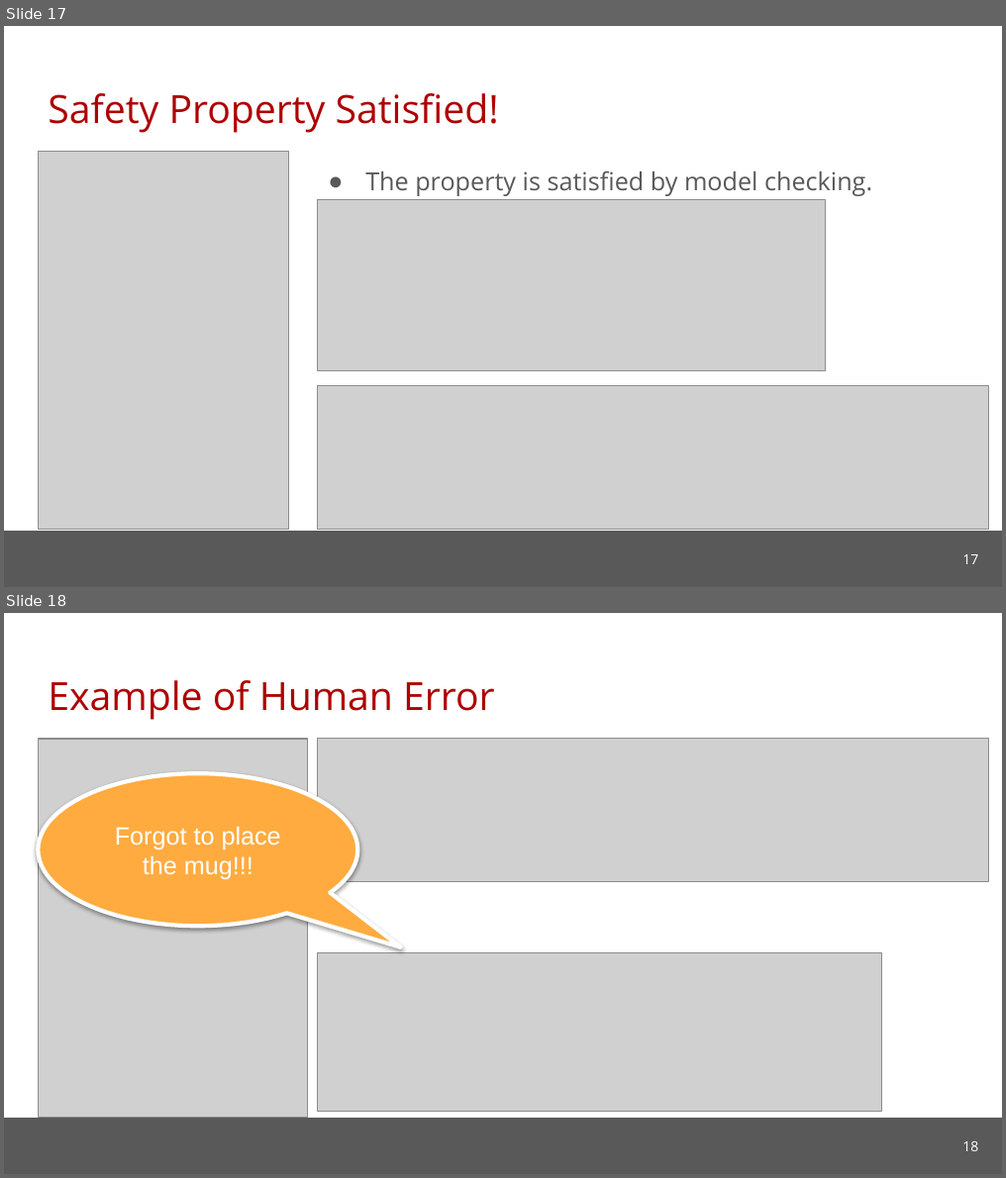
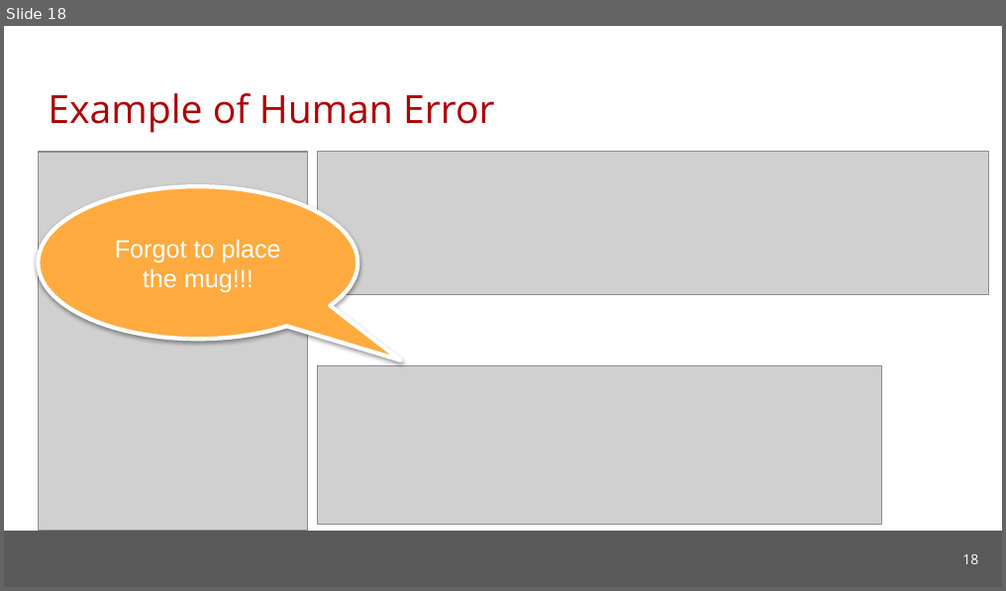
Before and after one commit to cmu-soda/Robustness, a slide deck: Robustness-SSSG.pptx. Shown one above the other, each under a label of ours: slides 17 and 18 before the commit, slide 18 after it. The pictures are 1006x1178 and 1006x591 pixels, drawn with LibreOffice and Linux fonts; fonts in the diff are those of the drawing; grey boxes stand for pictures; background and template pictures are left out. Boxes give left, top, right and bottom in pixels: in the first picture for what was removed or moved away, otherwise in the second. Text is boxed around its words. In the diff, an @@ line names an element or a change of style, - is before the commit and + after.

```diff
--- a/Robustness-SSSG.pptx
+++ b/Robustness-SSSG.pptx
@@ slide 17 removed at [4, 26, 1002, 587], background #FFFFFF; not listed: 1 template element that a slide beside it also shows @@
@@ title removed at [48, 93, 499, 133] @@
-Safety Property Satisfied!
@@ picture removed at [38, 152, 288, 530] @@
@@ text removed at [365, 171, 872, 196] @@
-● The property is satisfied by model checking.
@@ picture removed at [318, 200, 826, 372] @@
@@ picture removed at [318, 386, 988, 530] @@
@@ page number removed at [962, 555, 978, 565] @@
-17
```
Also in this commit, not shown: 9 slides changed, 4 slides added.
